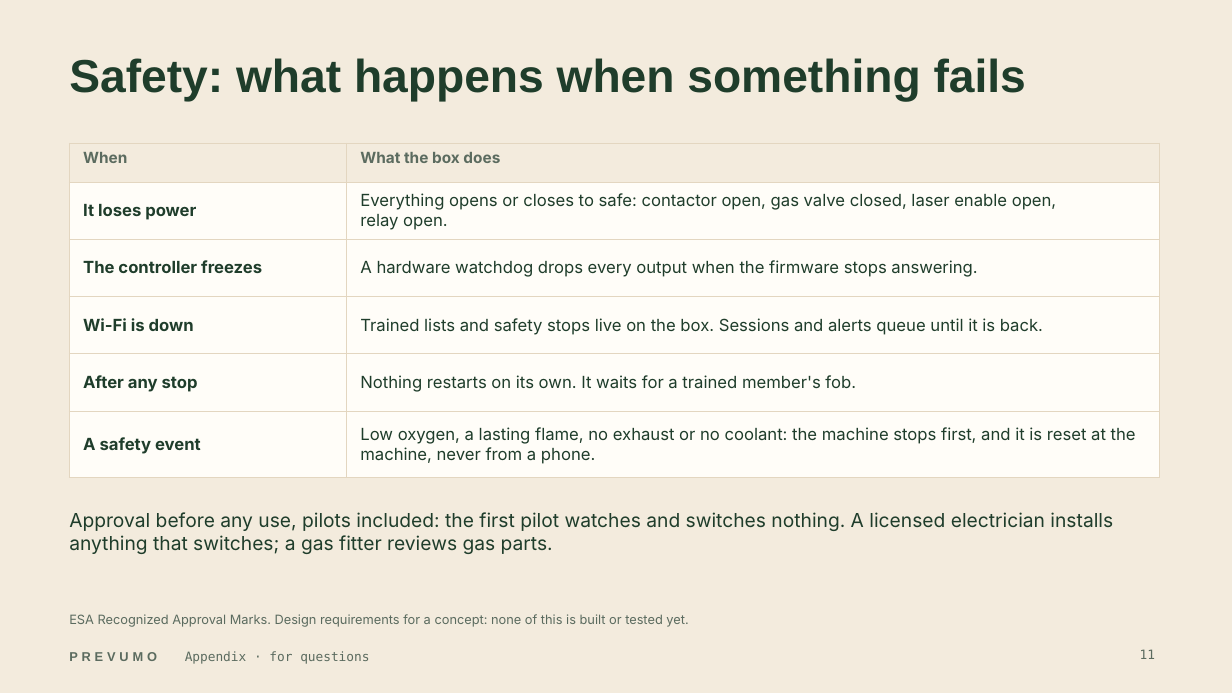
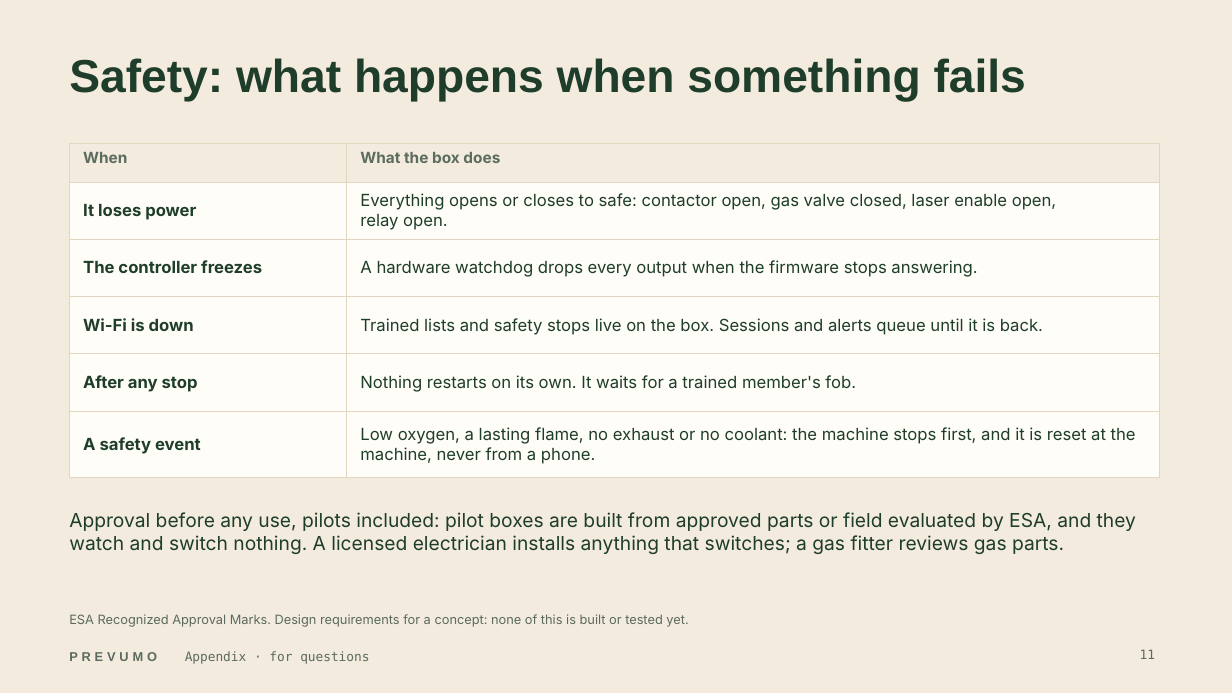
Before and after one commit to WAHB22/wahbs-world, a slide deck: slide 11 of prevumo/deliverables/final/PREVUMO-final.pptx. Drawn at 1232x693 pixels with LibreOffice and Linux fonts; fonts in the diff are those of the drawing. Boxes give left, top, right and bottom in pixels: in the first picture for what was removed or moved away, otherwise in the second. Text is boxed around its words. In the diff, an @@ line names an element or a change of style, - is before the commit and + after.

```diff
--- a/prevumo/deliverables/final/PREVUMO-final.pptx
+++ b/prevumo/deliverables/final/PREVUMO-final.pptx
@@ text at box(69, 512, 1136, 554): text changed @@
-Approval before any use, pilots included: the first pilot watches and switches nothing. A licensed electrician installs anything that switches; a gas fitter reviews gas parts.
+Approval before any use, pilots included: pilot boxes are built from approved parts or field evaluated by ESA, and they watch and switch nothing. A licensed electrician installs anything that switches; a gas fitter reviews gas parts.
```
Also in this commit, not shown: 9 other slides changed, 17 other files.
